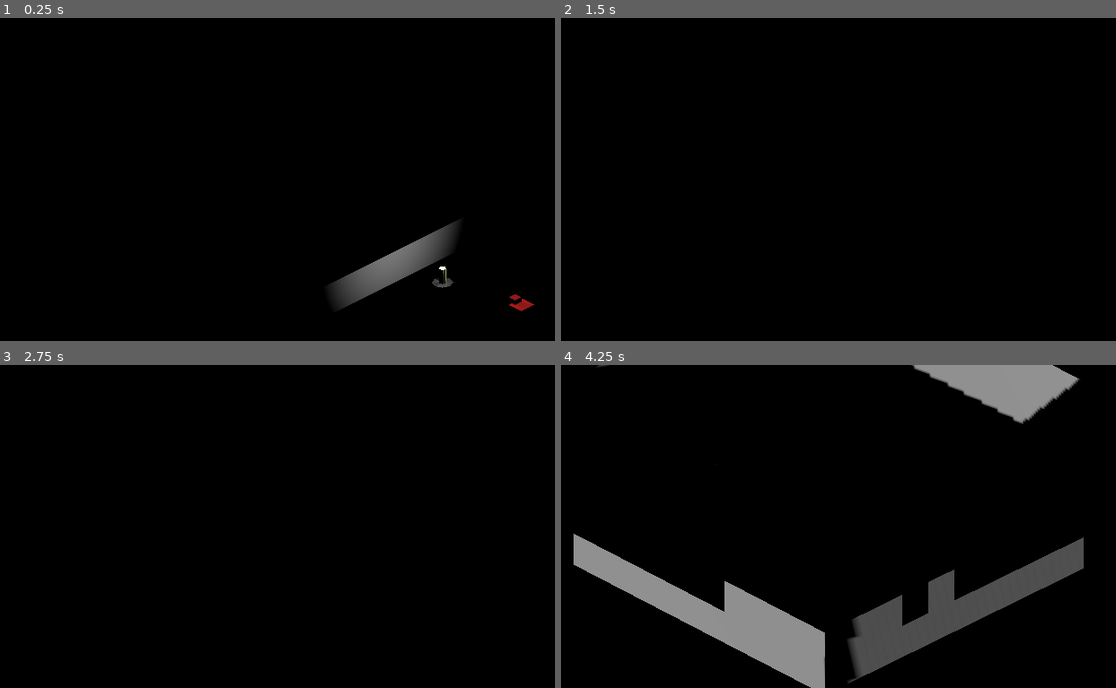
Above: before the commit, frames 1-4 (two rows, left to right).
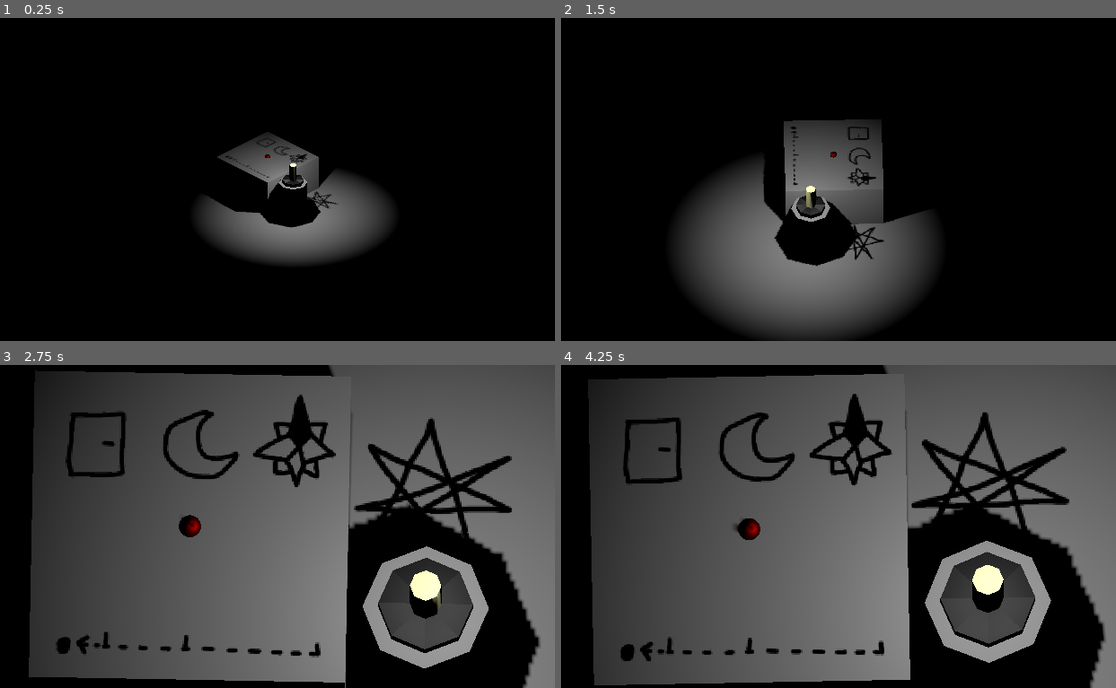
Above: after the commit, the same moments.

Repository: Isaac-SOL/OccultRoom
Game: Godot game, scene res://scenes/main.tscn
Same seed, same stepped clock (60 frames per second), same inputs: the game is played once before the commit and once after it.
Inputs (mouse positions are in pixels of both pictures, inside the frame that each line leads up to):
- Up to frame 1 (0.25 s): no input
- Up to frame 2 (1.5 s): move the mouse to (955, 163) at 0.52 s; hold Right (right) 0.53-1.28 s; tap Space (special) at 0.6, 1.35 s; click (955, 163) at 0.67 s; move the mouse to (716, 195) at 1.27 s; hold Down (down, bound only after the commit) from 1.28 s (still down); click (716, 195) at 1.42 s
- Up to frame 3 (2.75 s): move the mouse to (327, 455) at 2.02 s; release Down (down, bound only after the commit) at 2.03 s; hold Right (right) from 2.03 s (still down); tap Space (special) at 2.1 s; click (327, 455) at 2.17 s
- Up to frame 4 (4.25 s): move the mouse to (799, 591) at 2.77 s; release Right (right) at 2.78 s; hold Up (up, bound only after the commit) 2.78-3.53 s; tap Space (special) at 2.85, 3.6 s; click (799, 591) at 2.92 s; move the mouse to (999, 574) at 3.52 s; hold Left (left) from 3.53 s (still down); click (999, 574) at 3.67 s

The runs differ from the first frame. In frame 1, 9.7% of the frame differs, in the area x 35-97%, y 35-91%; in frame 2, 20%; in frame 3, 76%; in frame 4, 77%, in the area x 2-100%, y 0-100%.

Commit message:
Added inspect functionality

Diff:
--- a/objects/candle.tscn
+++ b/objects/candle.tscn
@@ -12,11 +12,21 @@
 [sub_resource type="StandardMaterial3D" id="StandardMaterial3D_e8ked"]
 albedo_color = Color(1, 1, 0.694118, 1)
 
-[node name="CandleObject" type="Node3D"]
+[sub_resource type="CapsuleShape3D" id="CapsuleShape3D_dhtoy"]
+radius = 0.310658
+height = 0.957331
+
+[sub_resource type="SphereShape3D" id="SphereShape3D_3uycd"]
+radius = 3.5
+
+[node name="CandleObject" type="Area3D" groups=["PlaceableObject"]]
+collision_layer = 4
+collision_mask = 23
 script = ExtResource("1_ik0v4")
 hints = Array[int]([0])
 
 [node name="Candle" type="Node3D" parent="."]
+transform = Transform3D(1, 0, 0, 0, 1, 0, 0, 0, 1, 0, 0.05, 0)
 script = ExtResource("1_p3h5u")
 min_size = 3.45
 max_size = 3.55
@@ -26,6 +36,7 @@
 unique_name_in_owner = true
 transform = Transform3D(1, 0, 0, 0, 1, 0, 0, 0, 1, 0, 0.900969, 0)
 shadow_enabled = true
+shadow_bias = 0.01
 omni_range = 3.5
 omni_attenuation = 0.307786
 
@@ -42,3 +53,15 @@
 radius = 0.1
 height = 0.5
 material = SubResource("StandardMaterial3D_e8ked")
+
+[node name="CollisionShape3D" type="CollisionShape3D" parent="."]
+transform = Transform3D(1, 0, 0, 0, 1, 0, 0, 0, 1, 0, 0.236, 0)
+shape = SubResource("CapsuleShape3D_dhtoy")
+
+[node name="LightArea" type="Area3D" parent="." groups=["LightArea"]]
+collision_layer = 16
+collision_mask = 4
+input_ray_pickable = false
+
+[node name="CollisionShape3D" type="CollisionShape3D" parent="LightArea"]
+shape = SubResource("SphereShape3D_3uycd")
--- a/objects/object_placement_point.tscn
+++ b/objects/object_placement_point.tscn
@@ -5,7 +5,7 @@
 [sub_resource type="BoxShape3D" id="BoxShape3D_w38ie"]
 size = Vector3(1, 0.2, 1)
 
-[node name="ObjectPlacementPoint" type="Area3D"]
+[node name="ObjectPlacementPoint" type="Area3D" groups=["ObjectPlacementPoint"]]
 collision_layer = 2
 collision_mask = 2
 script = ExtResource("1_3vagv")
--- a/objects/ouija_detector.tscn
+++ b/objects/ouija_detector.tscn
@@ -1,8 +1,8 @@
 [gd_scene load_steps=7 format=3 uid="uid://wry4x8x1djv4"]
 
 [ext_resource type="Script" path="res://scripts/ouija_detector.gd" id="1_ejanw"]
-[ext_resource type="Texture2D" uid="uid://babpxsb0lofes" path="res://textures/object/ouija.png" id="1_n6pxs"]
 [ext_resource type="Script" path="res://scripts/ouija_system.gd" id="2_b34w5"]
+[ext_resource type="Texture2D" uid="uid://babpxsb0lofes" path="res://assets/textures/object/ouija.png" id="3_it141"]
 
 [sub_resource type="BoxShape3D" id="BoxShape3D_f353b"]
 size = Vector3(2.1, 0.3, 2.1)
@@ -18,7 +18,7 @@
 anisotropy_enabled = true
 anisotropy = 0.5
 
-[node name="OuijaDetector" type="Area3D"]
+[node name="OuijaDetector" type="Area3D" groups=["SpecialDetector"]]
 collision_layer = 0
 collision_mask = 0
 script = ExtResource("1_ejanw")
@@ -34,8 +34,8 @@
 [node name="Sprite3D" type="Sprite3D" parent="OuijaSystem"]
 transform = Transform3D(-0.8, 0, 1.20797e-07, 0, 0.8, 0, -1.20797e-07, 0, -0.8, 0, 0.01, 0)
 axis = 1
-texture_filter = 2
-texture = ExtResource("1_n6pxs")
+texture_filter = 4
+texture = ExtResource("3_it141")
 
 [node name="Positions" type="Node3D" parent="OuijaSystem"]
 
--- a/objects/test_thing.tscn
+++ b/objects/test_thing.tscn
@@ -8,8 +8,12 @@
 [sub_resource type="StandardMaterial3D" id="StandardMaterial3D_l0h33"]
 albedo_color = Color(1, 0, 0, 1)
 
-[node name="TestThing" type="Node3D"]
-transform = Transform3D(1, 0, 0, 0, 1, 0, 0, 0, 1, -10, 0.328667, 0)
+[sub_resource type="BoxShape3D" id="BoxShape3D_3lemh"]
+size = Vector3(0.655396, 0.654388, 0.499054)
+
+[node name="TestThing" type="Area3D" groups=["PlaceableObject"]]
+collision_layer = 4
+collision_mask = 23
 script = ExtResource("1_2effn")
 hints = Array[int]([2, 3, 10, 11])
 
@@ -24,3 +28,7 @@
 mesh = SubResource("BoxMesh_602p5")
 skeleton = NodePath("../../..")
 surface_material_override/0 = SubResource("StandardMaterial3D_l0h33")
+
+[node name="CollisionShape3D" type="CollisionShape3D" parent="."]
+transform = Transform3D(1, 0, 0, 0, 1, 0, 0, 0, 1, 0.0581665, 0.323471, -0.00526428)
+shape = SubResource("BoxShape3D_3lemh")
--- a/project.godot
+++ b/project.godot
@@ -24,7 +24,6 @@
 
 window/size/viewport_width=640
 window/size/viewport_height=360
-window/size/mode=2
 window/stretch/mode="viewport"
 
 [editor]
@@ -43,6 +42,18 @@
 "deadzone": 0.5,
 "events": [Object(InputEventKey,"resource_local_to_scene":false,"resource_name":"","device":-1,"window_id":0,"alt_press …(182 unchanged characters)…
 , Object(InputEventKey,"resource_local_to_scene":false,"resource_name":"","device":-1,"window_id":0,"alt_pressed":false,"shift_pressed":false,"ctrl_pressed":false,"meta_pressed":false,"pressed":false,"keycode":0,"physical_keycode":68,"key_label":0,"unicode":100,"echo":false,"script":null)
+]
+}
+up={
+"deadzone": 0.5,
+"events": [Object(InputEventKey,"resource_local_to_scene":false,"resource_name":"","device":-1,"window_id":0,"alt_pressed":false,"shift_pressed":false,"ctrl_pressed":false,"meta_pressed":false,"pressed":false,"keycode":0,"physical_keycode":4194320,"key_label":0,"unicode":0,"echo":false,"script":null)
+, Object(InputEventKey,"resource_local_to_scene":false,"resource_name":"","device":-1,"window_id":0,"alt_pressed":false,"shift_pressed":false,"ctrl_pressed":false,"meta_pressed":false,"pressed":false,"keycode":0,"physical_keycode":87,"key_label":0,"unicode":122,"echo":false,"script":null)
+]
+}
+down={
+"deadzone": 0.5,
+"events": [Object(InputEventKey,"resource_local_to_scene":false,"resource_name":"","device":-1,"window_id":0,"alt_pressed":false,"shift_pressed":false,"ctrl_pressed":false,"meta_pressed":false,"pressed":false,"keycode":0,"physical_keycode":4194322,"key_label":0,"unicode":0,"echo":false,"script":null)
+, Object(InputEventKey,"resource_local_to_scene":false,"resource_name":"","device":-1,"window_id":0,"alt_pressed":false,"shift_pressed":false,"ctrl_pressed":false,"meta_pressed":false,"pressed":false,"keycode":0,"physical_keycode":83,"key_label":0,"unicode":115,"echo":false,"script":null)
 ]
 }
 special={
@@ -67,8 +78,12 @@
 
 3d_physics/layer_1="Ouija Layer"
 3d_physics/layer_2="Object Placement"
+3d_physics/layer_3="Object"
+3d_physics/layer_4="Blocker"
+3d_physics/layer_5="Light"
 
 [rendering]
 
+textures/canvas_textures/default_texture_filter=3
 renderer/rendering_method="gl_compatibility"
 renderer/rendering_method.mobile="gl_compatibility"
--- a/scenes/main.tscn
+++ b/scenes/main.tscn
@@ -4,13 +4,17 @@
 [ext_resource type="PackedScene" uid="uid://cnmco5mvxbmif" path="res://scenes/room.tscn" id="1_vjk08"]
 [ext_resource type="Script" path="res://scripts/camera_rotation.gd" id="2_xlx1h"]
 [ext_resource type="Script" path="res://scripts/room_camera.gd" id="4_j5ui4"]
-[ext_resource type="PackedScene" uid="uid://bdbr8ihjq30u" path="res://objects/candle.tscn" id="5_3sew3"]
-[ext_resource type="PackedScene" uid="uid://bkf1vadtu7p38" path="res://objects/test_thing.tscn" id="5_nnanj"]
-[ext_resource type="PackedScene" uid="uid://3e4wmb8o4v6e" path="res://objects/object_placement_point.tscn" id="6_whrdl"]
+[ext_resource type="Material" uid="uid://de7wyw0dv0jn6" path="res://shaders_mats/blur5x5.tres" id="5_tjfw7"]
 
-[node name="Main" type="Node3D" node_paths=PackedStringArray("holding_object")]
+[sub_resource type="WorldBoundaryShape3D" id="WorldBoundaryShape3D_tkjhf"]
+plane = Plane(0, 0, 1, 0)
+
+[sub_resource type="PlaneMesh" id="PlaneMesh_2cvp0"]
+size = Vector2(20, 20)
+orientation = 2
+
+[node name="Main" type="Node3D"]
 script = ExtResource("1_rshqp")
-holding_object = NodePath("TestThing")
 
 [node name="Room" parent="." instance=ExtResource("1_vjk08")]
 transform = Transform3D(1, 0, 0, 0, 1, 0, 0, 0, 1, -4.5, 0, 4.5)
@@ -20,17 +24,31 @@
 script = ExtResource("2_xlx1h")
 
 [node name="Camera3D" type="Camera3D" parent="CameraRotation"]
-transform = Transform3D(1, -8.9407e-08, 2.08616e-07, -4.47035e-08, 0.866025, 0.5, -2.68221e-07, -0.5, 0.866025, 0, 6.73205, 10.3137)
+transform = Transform3D(1, -8.9407e-08, 2.68221e-07, -4.47035e-08, 0.866025, 0.5, -2.38419e-07, -0.5, 0.866025, 2.86102e-06, 11.732, 18.9739)
 projection = 1
 size = 9.0
 script = ExtResource("4_j5ui4")
 ouija_size = 2.0
 
-[node name="TestThing" parent="." instance=ExtResource("5_nnanj")]
+[node name="InspectPosition" type="Marker3D" parent="CameraRotation/Camera3D"]
+unique_name_in_owner = true
+transform = Transform3D(-4.37114e-07, 2.38418e-07, -10, -4.05311e-06, 10, 2.38418e-07, 10, 4.05311e-06, -4.37114e-07, 0, 0, -6)
 
-[node name="Candle" parent="." instance=ExtResource("5_3sew3")]
-transform = Transform3D(1, 0, 0, 0, 1, 0, 0, 0, 1, -6.88456, 0.228254, 0)
+[node name="SpotLight3D" type="SpotLight3D" parent="CameraRotation/Camera3D"]
+spot_range = 10.0
 
-[node name="ObjectPlacementPoint" parent="." node_paths=PackedStringArray("holding_object") instance=ExtResource("6_whrdl")]
-transform = Transform3D(1, 0, 0, 0, 1, 0, 0, 0, 1, -6.9074, 0, 0)
-holding_object = NodePath("../Candle")
+[node name="BlockerArea" type="Area3D" parent="CameraRotation/Camera3D"]
+unique_name_in_owner = true
+collision_layer = 8
+collision_mask = 8
+input_ray_pickable = false
+
+[node name="CollisionShape3D" type="CollisionShape3D" parent="CameraRotation/Camera3D/BlockerArea"]
+transform = Transform3D(1, 0, 0, 0, 1, -1.49012e-08, -2.98023e-08, -5.96046e-08, 1, -4.76837e-07, 0, -12)
+shape = SubResource("WorldBoundaryShape3D_tkjhf")
+
+[node name="Blurrer" type="MeshInstance3D" parent="CameraRotation/Camera3D"]
+transform = Transform3D(1, 0, 0, 0, 1, -1.49012e-08, -2.98023e-08, -5.96046e-08, 1, -4.76837e-07, 0, -12)
+visible = false
+mesh = SubResource("PlaneMesh_2cvp0")
+surface_material_override/0 = ExtResource("5_tjfw7")
--- a/scenes/room.tscn
+++ b/scenes/room.tscn
@@ -1,8 +1,11 @@
-[gd_scene load_steps=8 format=3 uid="uid://cnmco5mvxbmif"]
+[gd_scene load_steps=11 format=3 uid="uid://cnmco5mvxbmif"]
 
 [ext_resource type="PackedScene" uid="uid://3e4wmb8o4v6e" path="res://objects/object_placement_point.tscn" id="1_kn5p5"]
+[ext_resource type="Texture2D" uid="uid://c1stu14cicd4m" path="res://assets/textures/object/star.png" id="1_pj54u"]
 [ext_resource type="PackedScene" uid="uid://wry4x8x1djv4" path="res://objects/ouija_detector.tscn" id="1_xcxt8"]
 [ext_resource type="PackedScene" uid="uid://b2vaujr4s1f23" path="res://objects/ouija_placement_point.tscn" id="2_tkrdm"]
+[ext_resource type="PackedScene" uid="uid://bkf1vadtu7p38" path="res://objects/test_thing.tscn" id="5_adnc5"]
+[ext_resource type="PackedScene" uid="uid://bdbr8ihjq30u" path="res://objects/candle.tscn" id="6_0a66o"]
 
 [sub_resource type="ProceduralSkyMaterial" id="ProceduralSkyMaterial_4lg0k"]
 
@@ -12,8 +15,6 @@
 [sub_resource type="Environment" id="Environment_x8wh7"]
 background_mode = 1
 sky = SubResource("Sky_56k6r")
-ambient_light_source = 1
-reflected_light_source = 1
 
 [sub_resource type="PlaneMesh" id="PlaneMesh_bbacu"]
 
@@ -37,10 +38,6 @@
 transform = Transform3D(1, 0, 0, 0, 1, 0, 0, 0, 1, 4.5, 0.5, -4.5)
 size = Vector3(2, 2, 2)
 
-[node name="CSGCylinder3D" type="CSGCylinder3D" parent="LevelGeometry"]
-transform = Transform3D(1, 0, 0, 0, 1, 0, 0, 0, 1, 3, 0.5, -4)
-radius = 0.4
-
 [node name="CSGCylinder3D2" type="CSGCylinder3D" parent="LevelGeometry"]
 transform = Transform3D(1, 0, 0, 0, 1, 0, 0, 0, 1, 3, 0.5, -5)
 radius = 0.4
@@ -98,6 +95,11 @@
 mesh = SubResource("PlaneMesh_bbacu")
 skeleton = NodePath("../../..")
 
+[node name="Sprite3D" type="Sprite3D" parent="."]
+transform = Transform3D(-1, -8.74228e-08, -3.82137e-15, 0, -4.37114e-08, 1, -8.74228e-08, 1, 4.37114e-08, 3, 0.51, -4)
+texture_filter = 4
+texture = ExtResource("1_pj54u")
+
 [node name="PlacementPoints" type="Node3D" parent="."]
 
 [node name="ObjectPlacementPoint" parent="PlacementPoints" instance=ExtResource("1_kn5p5")]
@@ -202,8 +204,9 @@
 [node name="ObjectPlacementPoint34" parent="PlacementPoints" instance=ExtResource("1_kn5p5")]
 transform = Transform3D(1, 0, 0, 0, 1, 0, 0, 0, 1, 3, 0.5, -6)
 
-[node name="ObjectPlacementPoint35" parent="PlacementPoints" instance=ExtResource("1_kn5p5")]
+[node name="ObjectPlacementPoint35" parent="PlacementPoints" node_paths=PackedStringArray("holding_object") instance=ExtResource("1_kn5p5")]
 transform = Transform3D(1, 0, 0, 0, 1, 0, 0, 0, 1, 3, 1.5, -5)
+holding_object = NodePath("../../Candle")
 
 [node name="OuijaPlacementPoint" parent="PlacementPoints" instance=ExtResource("2_tkrdm")]
 transform = Transform3D(1, 0, 0, 0, 1, 0, 0, 0, 1, 3, 1.5, -4)
@@ -233,11 +236,9 @@
 transform = Transform3D(1, 0, 0, 0, 1, 0, 0, 0, 1, 4, 0.5, -3)
 
 [node name="ObjectPlacementPoint45" parent="PlacementPoints" instance=ExtResource("1_kn5p5")]
-process_mode = 4
 transform = Transform3D(1, 0, 0, 0, 1, 0, 0, 0, 1, 4, 1.5, -4)
 
 [node name="ObjectPlacementPoint46" parent="PlacementPoints" instance=ExtResource("1_kn5p5")]
-process_mode = 4
 transform = Transform3D(1, 0, 0, 0, 1, 0, 0, 0, 1, 4, 1.5, -5)
 
 [node name="ObjectPlacementPoint47" parent="PlacementPoints" instance=ExtResource("1_kn5p5")]
@@ -265,11 +266,9 @@
 transform = Transform3D(1, 0, 0, 0, 1, 0, 0, 0, 1, 5, 0.5, -6)
 
 [node name="ObjectPlacementPoint55" parent="PlacementPoints" instance=ExtResource("1_kn5p5")]
-process_mode = 4
 transform = Transform3D(1, 0, 0, 0, 1, 0, 0, 0, 1, 5, 1.5, -5)
 
 [node name="ObjectPlacementPoint56" parent="PlacementPoints" instance=ExtResource("1_kn5p5")]
-process_mode = 4
 transform = Transform3D(1, 0, 0, 0, 1, 0, 0, 0, 1, 5, 1.5, -4)
 
 [node name="ObjectPlacementPoint57" parent="PlacementPoints" instance=ExtResource("1_kn5p5")]
@@ -317,8 +316,9 @@
 [node name="ObjectPlacementPoint71" parent="PlacementPoints" instance=ExtResource("1_kn5p5")]
 transform = Transform3D(1, 0, 0, 0, 1, 0, 0, 0, 1, 7, 0.5, -9)
 
-[node name="ObjectPlacementPoint72" parent="PlacementPoints" instance=ExtResource("1_kn5p5")]
+[node name="ObjectPlacementPoint72" parent="PlacementPoints" node_paths=PackedStringArray("holding_object") instance=ExtResource("1_kn5p5")]
 transform = Transform3D(1, 0, 0, 0, 1, 0, 0, 0, 1, 7, 0.5, -8)
+holding_object = NodePath("../../TestThing")
 
 [node name="ObjectPlacementPoint73" parent="PlacementPoints" instance=ExtResource("1_kn5p5")]
 transform = Transform3D(1, 0, 0, 0, 1, 0, 0, 0, 1, 7, 0.5, -7)
@@ -418,3 +418,11 @@
 editor_only = true
 omni_range = 10.0
 omni_attenuation = 1.41421
+
+[node name="TestThing" parent="." node_paths=PackedStringArray("holder") instance=ExtResource("5_adnc5")]
+transform = Transform3D(1, 0, 0, 0, 1, 0, 0, 0, 1, 7, 0.5, -8)
+holder = NodePath("../PlacementPoints/ObjectPlacementPoint72")
+
+[node name="Candle" parent="." node_paths=PackedStringArray("holder") instance=ExtResource("6_0a66o")]
+transform = Transform3D(1, 0, 0, 0, 1, 0, 0, 0, 1, 3, 1.5, -5)
+holder = NodePath("../PlacementPoints/ObjectPlacementPoint35")
--- a/scripts/General/main.gd
+++ b/scripts/General/main.gd
@@ -5,34 +5,43 @@
 
 @export var holding_object: Node3D
 
+var object_list: Array[PlaceableObject] = []
+var inspecting: PlaceableObject = null
+
 func _ready():
 	Singletons.main = self
 
 func _process(_delta):
 	if Input.is_action_just_pressed("left"):
-		CameraManager.rotate_left()
+		if not inspecting: CameraManager.rotate_left()
+		else: inspecting.inspect_rotate_left()
 	elif Input.is_action_just_pressed("right"):
-		CameraManager.rotate_right()
+		if not inspecting: CameraManager.rotate_right()
+		else: inspecting.inspect_rotate_right()
+	elif Input.is_action_just_pressed("up"):
+		if inspecting: inspecting.inspect_rotate_up()
+	elif Input.is_action_just_pressed("down"):
+		if inspecting: inspecting.inspect_rotate_down()
 	elif Input.is_action_just_pressed("special"):
-		CameraManager.toggle_ouija()
+		if not inspecting: CameraManager.toggle_ouija()
 	elif Input.is_action_just_pressed("turn_left"):
-		turn_object_left()
+		if not inspecting: turn_object_left()
 	elif Input.is_action_just_pressed("turn_right"):
-		turn_object_right()
+		if not inspecting: turn_object_right()
 
 func ouija_clicked():
 	CameraManager.toggle_ouija()
 
 func turn_object_left():
 	if holding_object:
-		holding_object.rotate_y(PI / 4)
+		holding_object.rotate_left()
 
 func turn_object_right():
 	if holding_object:
-		holding_object.rotate_y(-PI / 4)
+		holding_object.rotate_right()
 
 func move_object_to(point: ObjectPlacementPoint):
-	holding_object.global_position = point.get_hover_point()
+	holding_object.move_to_smooth(point.get_hover_point(), holding_object.target_rotation)
 
 func grab_object(object: Node3D):
 	holding_object = object
@@ -49,3 +58,13 @@
 
 func ouija_object_removed(_object: PlaceableObject, _point: OuijaPlacementPoint):
 	Singletons.ouija_system.cancel_current_movement()
+
+func inspect_object(object: PlaceableObject):
+	inspecting = object
+	%BlockerArea.set_deferred("input_ray_pickable", true)
+	object.move_to_smooth(%InspectPosition.global_position, %InspectPosition.global_rotation, %InspectPosition.scale)
+
+func stop_inspect_object(object:PlaceableObject):
+	object.move_back()
+	%BlockerArea.set_deferred("input_ray_pickable", false)
+	inspecting = null
--- a/scripts/object_placement_point.gd
+++ b/scripts/object_placement_point.gd
@@ -3,7 +3,7 @@
 signal object_placed(object: PlaceableObject, point: ObjectPlacementPoint)
 signal object_removed(object: PlaceableObject, point: ObjectPlacementPoint)
 
-@export var holding_object: Node3D
+@export var holding_object: PlaceableObject
 
 func _ready():
 	super._ready()
@@ -26,13 +26,14 @@
 
 func _on_placement_clicked(event: InputEventMouseButton):
 	if event.button_index == MOUSE_BUTTON_LEFT and event.pressed:
-		if holding_object and not Singletons.main.holding_object:
+		if holding_object and not Singletons.main.holding_object and holding_object.in_light():
 			release_object()
 		elif Singletons.main.holding_object and not holding_object:
 			grab_object()
 
 func release_object():
-	holding_object.global_position = get_hover_point()
+	holding_object.set_holder(null)
+	holding_object.move_to_smooth(get_hover_point(), holding_object.target_rotation)
 	Singletons.main.grab_object(holding_object)
 	var temp_object = holding_object
 	holding_object = null
@@ -40,5 +41,6 @@
 
 func grab_object():
 	holding_object = Singletons.main.release_object(self)
-	holding_object.global_position = get_ground_point()
+	holding_object.set_holder(self)
+	holding_object.place_at(get_ground_point())
 	object_placed.emit(holding_object, self)
--- a/scripts/ouija_system.gd
+++ b/scripts/ouija_system.gd
@@ -11,6 +11,8 @@
 var move_progress: float = 0
 var cancel_move: bool = false
 var moving: bool = false
+var waiting_move: bool = false
+var current_sequence: Array[Pos] = []
 
 enum Pos {
 	NONE = 0,
@@ -42,34 +44,41 @@
 func _process(delta):
 	if moving:
 		var prog_distance := (target_move_pos - last_move_pos).length()
-		move_progress += delta * rock_speed
-		var prog_clamped := clampf(move_progress, 0, (target_move_pos - last_move_pos).length())
-		%Rock.position = lerp(last_move_pos, target_move_pos, prog_clamped / (prog_distance + 1e-5))
-		if move_progress >= prog_distance:
-			position_reached.emit()
+		if move_progress < prog_distance:
+			move_progress += delta * rock_speed
+			var prog_clamped := clampf(move_progress, 0, (target_move_pos - last_move_pos).length())
+			%Rock.position = lerp(last_move_pos, target_move_pos, prog_clamped / (prog_distance + 1e-5))
+			if move_progress >= prog_distance:
+				position_reached.emit()
 
 func get_pos(pos: Pos) -> Vector3:
 	return positions[pos].position
 
 func move_rock_sequence(sequence: Array[Pos]):
-	if moving:
+	current_sequence = sequence  # Anytime an object is placed it overrides previous sequence
+	if moving and not waiting_move:
+		waiting_move = true
 		await stopped_moving
+		waiting_move = false
 	moving = true
 	last_move_pos = get_pos(Pos.NONE)
 	await get_tree().create_timer(rock_wait).timeout
-	for pos: Pos in sequence:
-		target_move_pos = get_pos(pos)
-		await position_reached
-		last_move_pos = target_move_pos
-		await get_tree().create_timer(rock_wait).timeout
-		move_progress = 0
+	for pos: Pos in current_sequence:
+		move_to_pos(pos)
 		if cancel_move:
 			break
-	target_move_pos = get_pos(Pos.NONE)
+	if last_move_pos != get_pos(Pos.NONE):
+		move_to_pos(Pos.NONE)
+	moving = false
+	cancel_move = false
+	stopped_moving.emit()
+
+func move_to_pos(pos: Pos):
+	target_move_pos = get_pos(pos)
+	await position_reached
 	last_move_pos = target_move_pos
 	await get_tree().create_timer(rock_wait).timeout
-	moving = false
-	stopped_moving.emit()
+	move_progress = 0
 
 func cancel_current_movement():
 	cancel_move = true
--- a/scripts/placeable_object.gd
+++ b/scripts/placeable_object.gd
@@ -1,3 +1,114 @@
-class_name PlaceableObject extends Node3D
+class_name PlaceableObject extends Area3D
 
+@export var move_speed: float = 25
 @export var hints: Array[OuijaSystem.Pos]
+@export var holder: ObjectPlacementPoint = null
+@export_range(0, 7) var rotation_discrete: int = 0
+
+var inspecting: bool = false
+@onready var target_position: Vector3 = global_position
+@onready var target_rotation: Vector3 = global_rotation
+@onready var target_scale: Vector3 = scale
+var saved_position: Vector3
+var saved_rotation: Vector3
+var saved_scale: Vector3
+@onready var raw_rotation: Vector3 = global_rotation
+var unclickable_timer: float = 0
+
+func _ready():
+	mouse_entered.connect(_on_object_mouse_entered)
+	mouse_exited.connect(_on_object_mouse_exited)
+	input_event.connect(_on_object_input_event)
+
+func _process(delta):
+	if unclickable_timer > 0:
+		unclickable_timer -= delta
+	global_position = Util.decayv3(global_position, target_position, delta * move_speed)
+	raw_rotation = Util.decayv3(raw_rotation, target_rotation, delta * move_speed)
+	global_rotation = raw_rotation
+	scale = Util.decayv3(scale, target_scale, delta * move_speed)
+
+func set_holder(new_holder: ObjectPlacementPoint):
+	holder = new_holder
+	set_collision_active(holder != null)
+
+func set_collision_active(active: bool):
+	set_deferred("input_ray_pickable", active)
+
+func place_at(pos: Vector3):
+	target_position = pos
+	global_position = pos
+	global_rotation = target_rotation
+	target_rotation = global_rotation  # Recalibrate angle
+	raw_rotation = global_rotation
+	unclickable_timer = 0
+
+func save_transform():
+	saved_position = target_position
+	saved_rotation = target_rotation
+	saved_scale = target_scale
+
+func rotate_left():
+	rotation_discrete += 1
+	rotation_discrete %= 8
+	target_rotation.y += PI / 4
+
+func rotate_right():
+	rotation_discrete -= 1
+	rotation_discrete %= 8
+	target_rotation.y -= PI / 4
+
+func inspect_rotate_left():
+	target_rotation.y += PI / 4
+
+func inspect_rotate_right():
+	target_rotation.y -= PI / 4
+
+func inspect_rotate_up():
+	target_rotation.z += PI / 4
+
+func inspect_rotate_down():
+	target_rotation.z -= PI / 4
+
+func move_to_smooth(pos: Vector3, rot: Vector3, sca: Vector3 = Vector3(-1, 0, 0), _reverse: bool = false):
+	target_position = pos
+	target_rotation = rot
+	if sca.x != -1:
+		target_scale = sca
+	unclickable_timer = 0.5
+
+func move_back():
+	move_to_smooth(saved_position, saved_rotation, saved_scale, true)
+
+func inspect():
+	if not inspecting:
+		if in_light():
+			inspecting = true
+			save_transform()
+			Singletons.main.inspect_object(self)
+	else:
+		inspecting = false
+		raw_rotation = global_rotation
+		Singletons.main.stop_inspect_object(self)
+
+func in_light() -> bool:
+	for area: Node in get_tree().get_nodes_in_group("LightArea"):
+		print(area)
+		if area is Area3D and area.overlaps_area(self):
+			return true
+	return false
+
+func _on_object_mouse_entered():
+	pass
+
+func _on_object_mouse_exited():
+	pass
+
+func _on_object_input_event(_camera: Node, event: InputEvent, _position: Vector3, _normal: Vector3, _shape_idx: int):
+	if unclickable_timer <= 0 and event is InputEventMouseButton:
+		if event.button_index == MOUSE_BUTTON_LEFT and event.pressed:
+			if not inspecting and holder:
+				holder._on_placement_clicked(event)
+		elif event.button_index == MOUSE_BUTTON_RIGHT and event.pressed:
+			if not CameraManager.ouija:
+				inspect()
--- /dev/null
+++ b/shaders_mats/blur5x5.gdshader
@@ -0,0 +1,28 @@
+shader_type spatial;
+render_mode unshaded;
+
+uniform bool vertical;
+uniform sampler2D screen: hint_screen_texture;
+
+const vec2 pixel_size = vec2(1.0 / 640.0, 1.0 / 360.0);
+
+void vertex() {
+	// Called for every vertex the material is visible on.
+}
+
+void fragment() {
+	vec2 pixel_offset = vertical ? vec2(pixel_size.x, 0) : vec2(0, pixel_size.y);
+	vec2 uv1 = SCREEN_UV;
+	vec2 uv0 = SCREEN_UV + pixel_offset * 1.2;
+	vec2 uv2 = SCREEN_UV - pixel_offset * 1.2;
+	vec3 col0 = texture(screen, uv0).rgb;
+	vec3 col1 = texture(screen, uv1).rgb;
+	vec3 col2 = texture(screen, uv2).rgb;
+	ALBEDO = (col0 * 5.0 + col1 * 6.0 + col2 * 5.0) / 16.0;
+	// Called for every pixel the material is visible on.
+}
+
+//void light() {
+	// Called for every pixel for every light affecting the material.
+	// Uncomment to replace the default light processing function with this one.
+//}
--- /dev/null
+++ b/shaders_mats/blur5x5.tres
@@ -0,0 +1,14 @@
+[gd_resource type="ShaderMaterial" load_steps=3 format=3 uid="uid://de7wyw0dv0jn6"]
+
+[ext_resource type="Shader" path="res://shaders_mats/blur5x5.gdshader" id="1_wcexk"]
+
+[sub_resource type="ShaderMaterial" id="ShaderMaterial_qnssf"]
+render_priority = 0
+shader = ExtResource("1_wcexk")
+shader_parameter/vertical = true
+
+[resource]
+render_priority = 0
+next_pass = SubResource("ShaderMaterial_qnssf")
+shader = ExtResource("1_wcexk")
+shader_parameter/vertical = null
Renamed: textures/object/ouija.png -> assets/textures/object/ouija.png
Not shown, changed: assets/textures/object/ouija.png.import
Binary file added: assets/textures/object/star.png
Not shown, added: assets/textures/object/star.png.import
Not shown: 1 places in objects/candle.tscn that only renumber resources
Not shown: 1 places in objects/test_thing.tscn that only renumber resources
